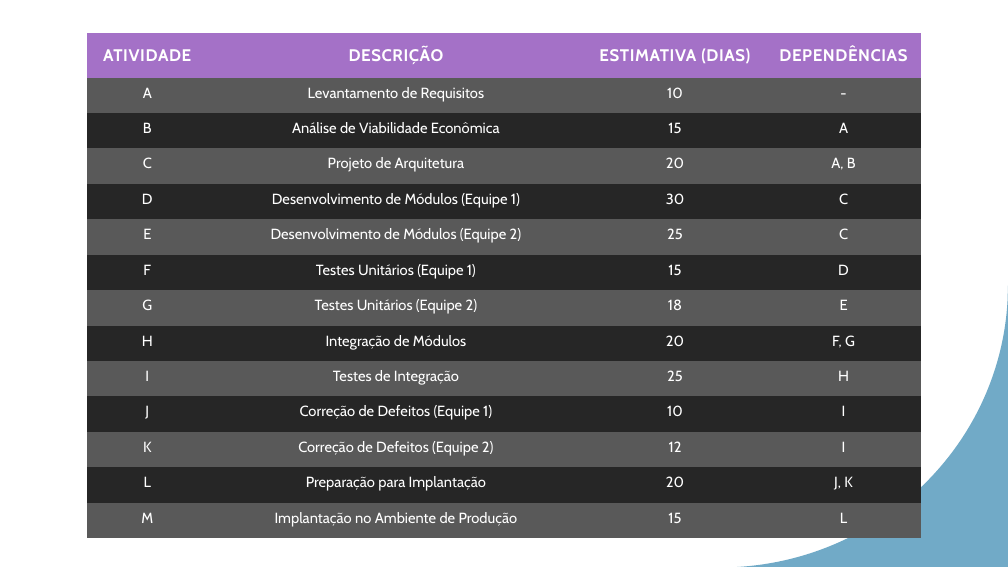
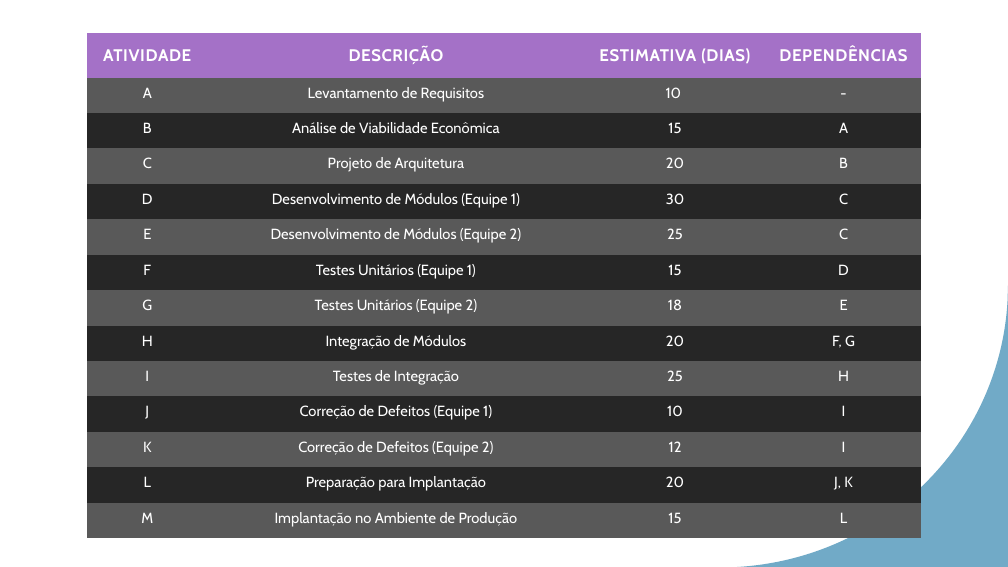
Before and after one commit to LeonardoRaiz/FATEC, a slide deck: slide 9 of Aulas/Gestao de Projetos - Gestao Agil/PPT/Aula 05/Aula 05.pptx. Drawn at 1008x567 pixels with LibreOffice and Linux fonts; fonts in the diff are those of the drawing. Boxes give left, top, right and bottom in pixels: in the first picture for what was removed or moved away, otherwise in the second. Text is boxed around its words. In the diff, an @@ line names an element or a change of style, - is before the commit and + after.

```diff
--- a/Aulas/Gestao de Projetos - Gestao Agil/PPT/Aula 05/Aula 05.pptx
+++ b/Aulas/Gestao de Projetos - Gestao Agil/PPT/Aula 05/Aula 05.pptx
@@ table at bbox=[87, 33, 922, 538] @@
-row 4, column 4: A, B
+row 4, column 4: B
```
Also in this commit, not shown: 3 other files.
